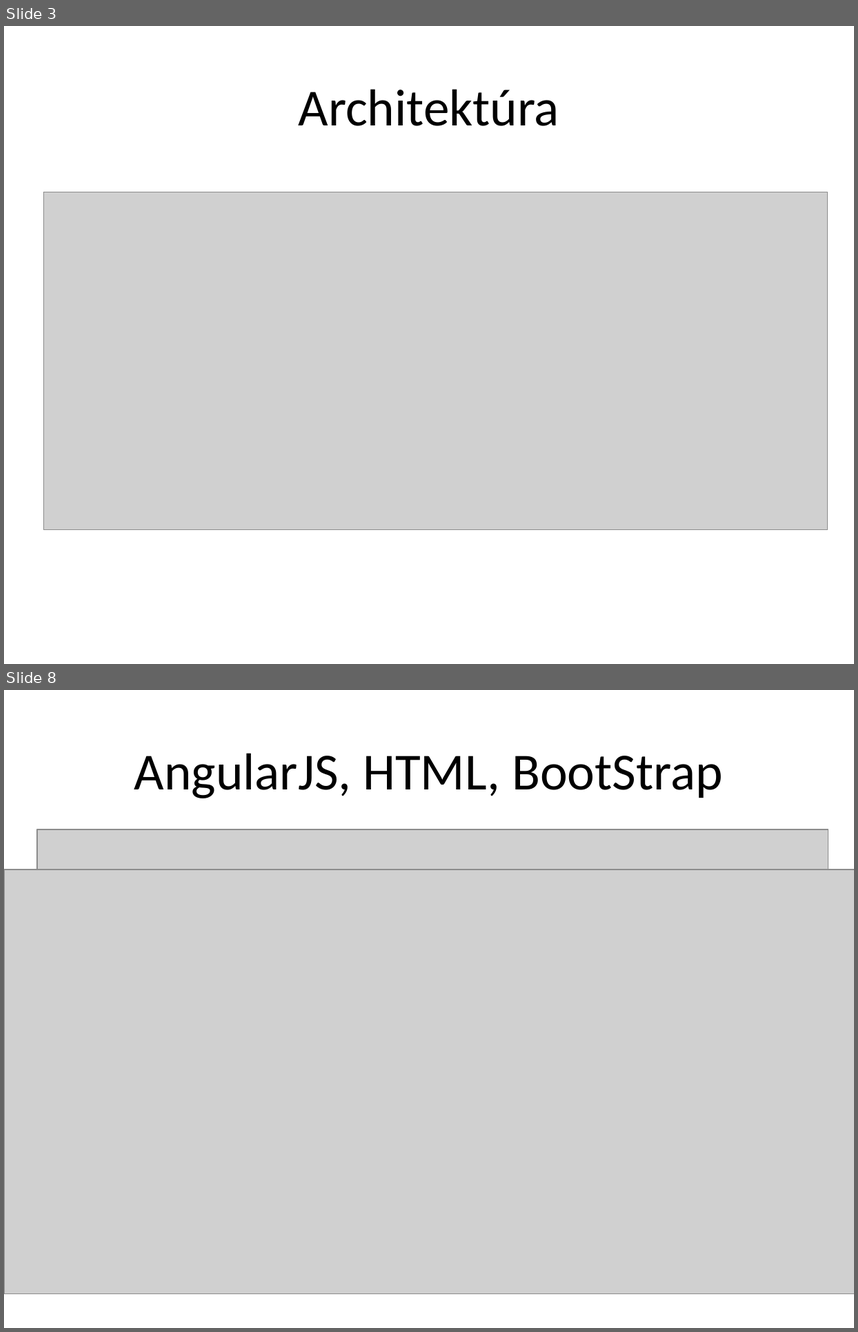
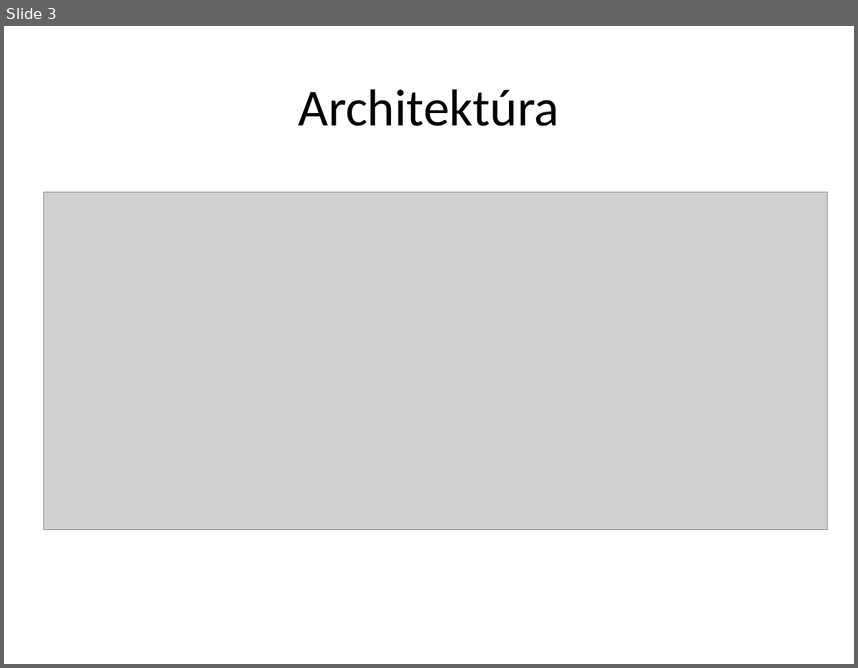
Before and after one commit to borlayda/Stump, a slide deck: Szarch-prezi.pptx. Shown one above the other, each under a label of ours: slides 3 and 8 before the commit, slide 3 after it; the slides between them are not shown. The pictures are 858x1332 and 858x668 pixels, drawn with LibreOffice and Linux fonts; fonts in the diff are those of the drawing; grey boxes stand for pictures. Boxes give left, top, right and bottom in pixels: in the first picture for what was removed or moved away, otherwise in the second. Text is boxed around its words. In the diff, an @@ line names an element or a change of style, - is before the commit and + after.

```diff
--- a/Szarch-prezi.pptx
+++ b/Szarch-prezi.pptx
@@ slide 8 removed at (x1=4, y1=690, x2=854, y2=1328), background #FFFFFF @@
@@ title removed at (x1=134, y1=753, x2=722, y2=798) @@
-AngularJS, HTML, BootStrap
@@ picture removed at (x1=37, y1=829, x2=828, y2=1185) @@
@@ picture removed at (x1=4, y1=869, x2=854, y2=1294) @@
```
Also in this commit, not shown: 6 slides changed, 5 slides added, 4 other slides removed.
